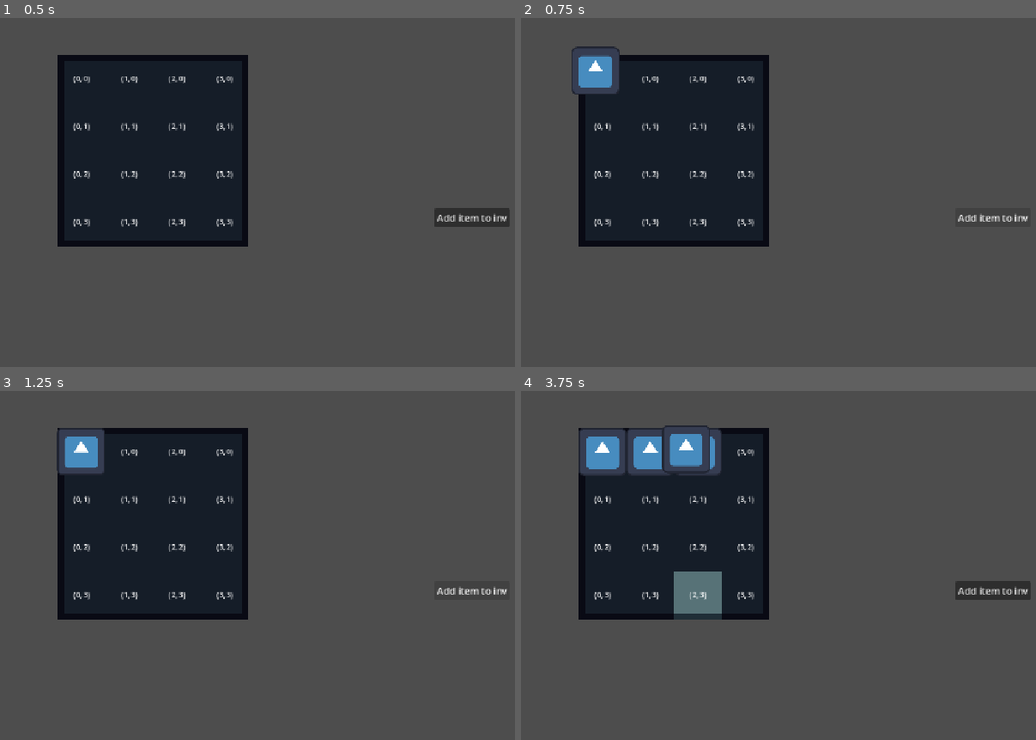
Above: before the commit, frames 1-4 (two rows, left to right).
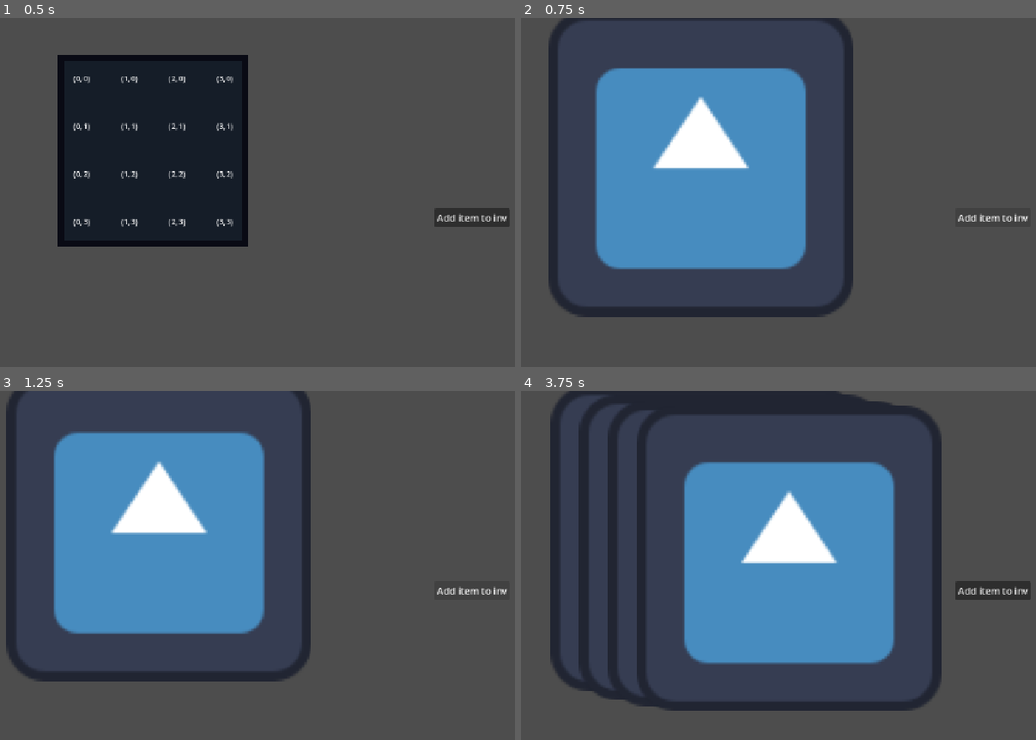
Above: after the commit, the same moments.

Repository: Froggo05/inventory-demo
Game: Godot game, scene res://Scenes/test_scene.tscn
The game is run twice, just before and just after one commit, with the same random seed, the same clock (stepped at 60 frames per second) and the same inputs. The engine's default icon, where the game draws it, is replaced by a stand-in: a white triangle on a blue panel in a dark square.
Inputs (mouse positions are in pixels of both pictures, inside the frame that each line leads up to):
- Up to frame 1 (0.5 s): no input
- Up to frame 2 (0.75 s): click "Add item to inv" at 0.5 s
- Up to frame 3 (1.25 s): no input
- Up to frame 4 (3.75 s): click "Add item to inv" at 1.25 s; click "Add item to inv" at 2 s; move the mouse to (984, 565) at 2.77 s; press the mouse at (984, 565) at 2.78 s; tap Enter at 3.5 s; move the mouse to (696, 603) at 3.52 s; release the mouse at (696, 603) at 3.53 s; click (696, 603) at 3.6 s

Frame 1 is identical in both runs. In frame 2, 32% of the frame differs, in the area x 5-65%, y 0-86%; in frame 3, 28%; in frame 4, 45%, in the area x 5-82%, y 0-92%.
Error after the commit: Out of bounds get index '0' (on base: 'Dictionary[int, InventoryManager]') (res://Scenes/UI/ui.gd:44)

Commit message:
trying tosort scaling and pos with textrect

Diff:
--- a/Scenes/Item/item.gd
+++ b/Scenes/Item/item.gd
@@ -1,5 +1,5 @@
 @tool
-class_name Item extends Node2D
+class_name Item extends Control
 
 #-----enums-----
 
@@ -9,16 +9,18 @@
 
 #-----variables-----
 @export var attributes: ItemAttributes
-@export var texture: Sprite2D
-@export var size: Vector2i = Vector2i(1,1)
+@export var texture: TextureRect
+@export var invSize: Vector2i = Vector2i(1,1)
 @export var moveFactor: float = 6.0
+var itemScale:float = 0.008
+
 var invPosition : Vector2i = -1.0 * Vector2i.ONE
 var IUID: int
 var targetPosition: Vector2
-
+var itemOffset: Vector2 = Vector2( self.size.x/2, self.size.y/2)
 #-----private-----
 func _ready() -> void:
-	texture.scale *= Global.uiScale
+	texture.scale *= Global.uiScale * 0.008
 
 func _physics_process(delta: float) -> void:
 	_updatePosition(delta)
@@ -35,6 +37,7 @@
 	return tagDict
 
 func calculateItemPositionInSlots(slotSize: float)->Vector2:
-	var CentrePos:Vector2 = UI.getInventoryManager(IUID).global_position + ((invPosition * slotSize) + ((invPosition + size) * slotSize))/2
-	return CentrePos
+	var avgPosition = ((invPosition * slotSize) + ((invPosition + invSize) * slotSize))/2 - self.size/2
+	var CentrePos:Vector2 = UI.getInventoryManager(IUID).global_position + avgPosition
+	return CentrePos - itemOffset
 #-----signal responses-----
--- a/Scenes/Item/item.tscn
+++ b/Scenes/Item/item.tscn
@@ -8,12 +8,14 @@
 script = ExtResource("2_2ky4l")
 metadata/_custom_type_script = "uid://bet3qcju1ttno"
 
-[node name="Item" type="Node2D" unique_id=1501604782 node_paths=PackedStringArray("texture")]
+[node name="Item" type="MarginContainer" unique_id=78478357 node_paths=PackedStringArray("texture")]
+offset_right = 128.0
+offset_bottom = 128.0
+scale = Vector2(0.008, 0.008)
 script = ExtResource("1_hvuqc")
 attributes = SubResource("Resource_j5x6h")
 texture = NodePath("Sprite")
 
-[node name="Sprite" type="Sprite2D" parent="." unique_id=1478276867]
-scale = Vector2(0.063, 0.063)
+[node name="Sprite" type="TextureRect" parent="." unique_id=925538866]
+layout_mode = 2
 texture = ExtResource("3_2ky4l")
-metadata/_edit_use_anchors_ = true
--- a/Scenes/UI/Inventory/inventory.gd
+++ b/Scenes/UI/Inventory/inventory.gd
@@ -44,23 +44,23 @@
 		item.invPosition = inventoryPos
 		item.IUID = IUID
 		item.targetPosition = item.calculateItemPositionInSlots(inventoryGrid[0][0].sizePixels.x)
-		print("Place item of size: ", item.size)
-		for y in range(inventoryPos.y, inventoryPos.y + item.size.y):
-			for x in range(inventoryPos.x, inventoryPos.x + item.size.x):
+		print("Place item of size: ", item.invSize)
+		for y in range(inventoryPos.y, inventoryPos.y + item.invSize.y):
+			for x in range(inventoryPos.x, inventoryPos.x + item.invSize.x):
 				var slot = inventoryGrid[inventoryPos.x][inventoryPos.y] as Slot
 				slot.setItem(item)
 	else:
 		push_error("Cant move item: ", item)
 
 func removeItem(inventoryPos: Vector2i, item: Item)->void:
-		for y in range(inventoryPos.y, inventoryPos.y + item.size.y):
-			for x in range(inventoryPos.x, inventoryPos.x + item.size.x):
+		for y in range(inventoryPos.y, inventoryPos.y + item.invSize.y):
+			for x in range(inventoryPos.x, inventoryPos.x + item.invSize.x):
 				var slot = inventoryGrid[inventoryPos.x][inventoryPos.y] as Slot
 				slot.setItem(null)
 
 func checkItemDropPosition(inventoryPos: Vector2i, item: Item)->int:
-	for y in range(inventoryPos.y, inventoryPos.y + item.size.y):
-		for x in range(inventoryPos.x, inventoryPos.x + item.size.x):
+	for y in range(inventoryPos.y, inventoryPos.y + item.invSize.y):
+		for x in range(inventoryPos.x, inventoryPos.x + item.invSize.x):
 			var cellCheck: int = checkCell(Vector2i(x,y), item)
 			if cellCheck == SLOTCHECK.FULL:
 				return SLOTCHECK.FULL
--- a/Scenes/UI/drag.gd
+++ b/Scenes/UI/drag.gd
@@ -13,6 +13,7 @@
 var dragSmoothing: float = 1.0
 var targetinitialPos: Vector2
 var uiRef: UI
+
 
 #-----private-----
 func _init(targetItem: Item, ui: UI, dragType: String = "") -> void:
--- a/Scenes/UI/ui.gd
+++ b/Scenes/UI/ui.gd
@@ -58,7 +58,7 @@
 		return
 	dragInstance.endDrag()
 
-func _physics_process(delta: float) -> void:
+func _physics_process(_delta: float) -> void:
 	if leftclickActive:
 		_updateDrag()
 
